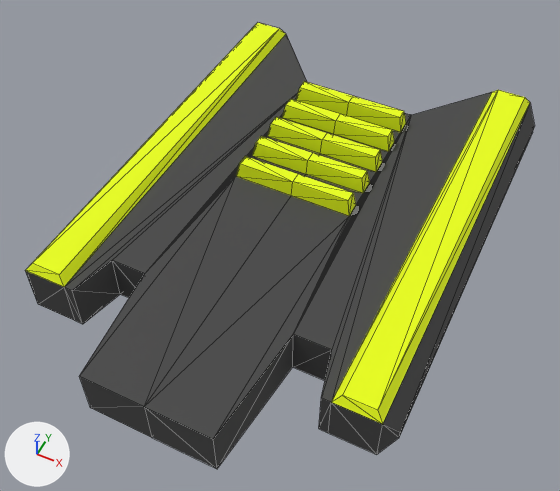
What one commit did to the FBX model Assets/Models/ShipYellow.FBX.
Camera for both pictures: a 50 mm camera at (0.528, -1.145, 1.173) aimed at (0.008, -0.106, -0.127). The axes (+X, +Y, +Z) are drawn at lower left. The lights are the same throughout. Mesh edges are drawn as thin lines. Where no turn or scale is listed for an object, it has been applied to the vertices.
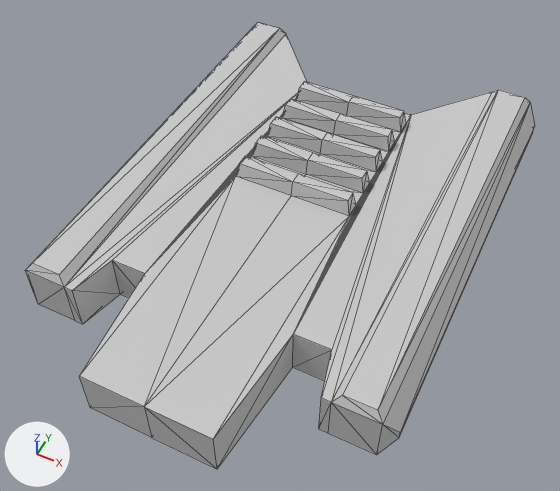
The newer file is also turned or shifted as a whole; pictures and numbers use the older file's frame.

Boxes [x1, y1, x2, y2] around the edits, measured in the pictures (560 x 491 px):
'Box003', surface changed
    both: [25, 23, 535, 469]

The edits, one by one:
In material 'Material #68' (mat_material__68), texture is no longer img_shipyellowdiffuse_png.
In material 'Material #68' (mat_material__68), base_color is now set to (0.588, 0.588, 0.588), light grey #cacaca.
